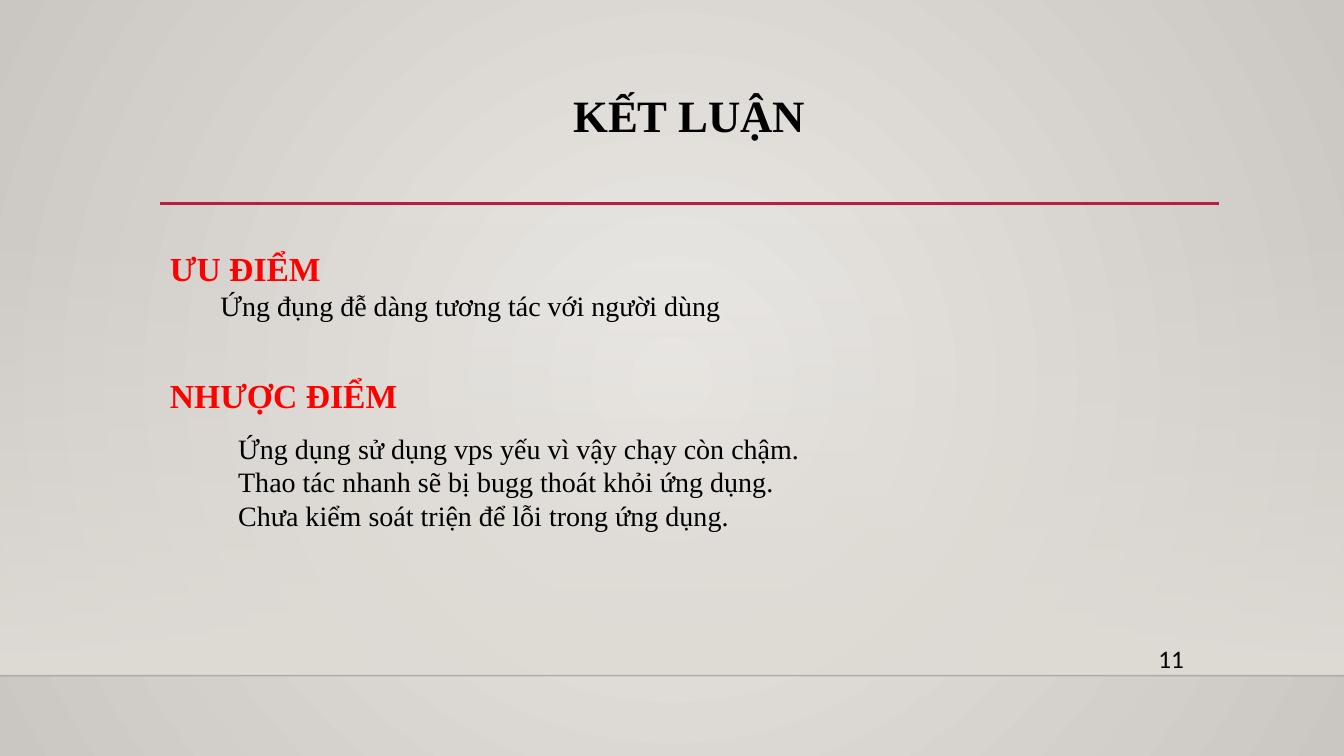
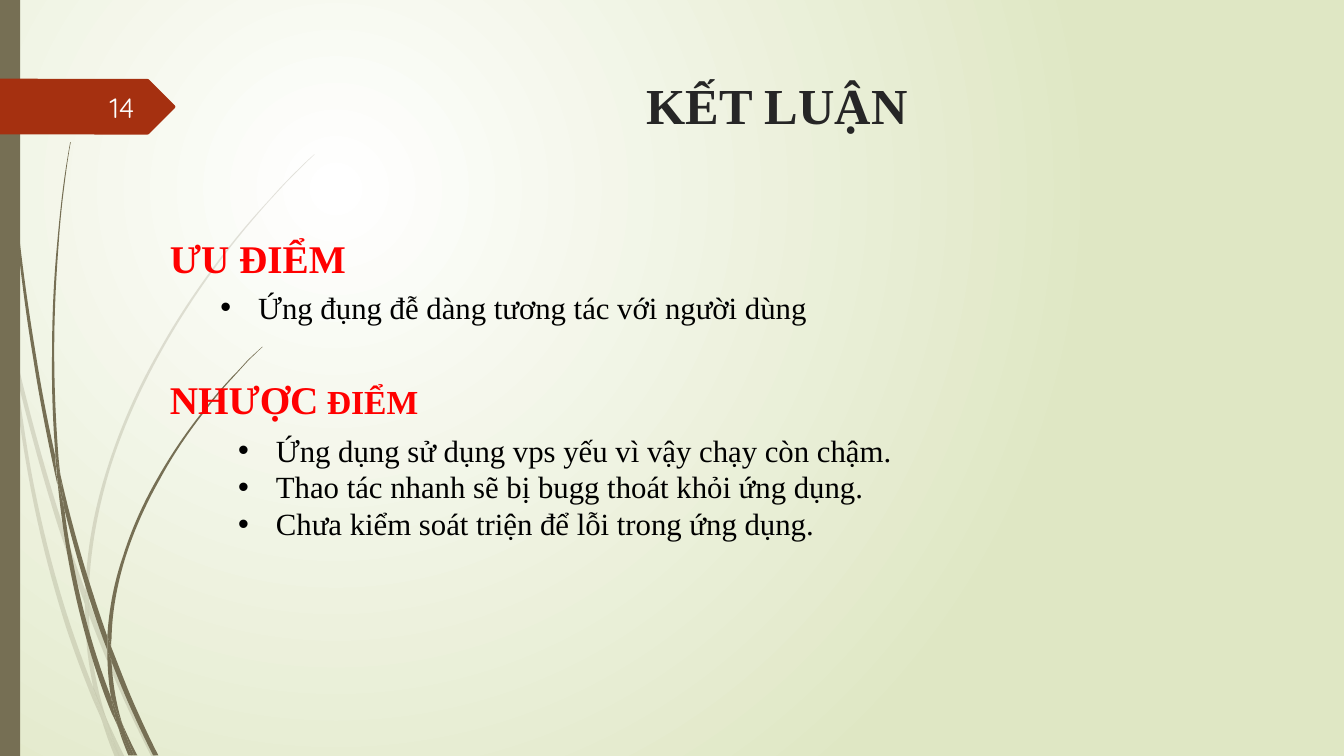
Before and after one commit to thecuong/timquanan, a slide deck: slide 14 of SlideThuyetTrinh.pptx (slide 12 before the commit). Drawn at 1344x756 pixels with LibreOffice and Linux fonts; fonts in the diff are those of the drawing; background and template pictures are left out. Boxes give left, top, right and bottom in pixels: in the first picture for what was removed or moved away, otherwise in the second. Text is boxed around its words. In the diff, an @@ line names an element or a change of style, - is before the commit and + after.

```diff
--- a/SlideThuyetTrinh.pptx
+++ b/SlideThuyetTrinh.pptx
@@ background gradient #ECEAE7 to #CAC7C1 to gradient #FFFFFF to #DFE8C4 @@
@@ rectangle added at [0,0,20,756], fill #766F54 @@
@@ freeform shape added at [0,79,175,134], fill #A53010 @@
@@ title "KẾT LUẬN": place and size @@
-title "KẾT LUẬN" at [573,98,805,141]
+title "KẾT LUẬN" at [647,84,908,134]
@@ title "KẾT LUẬN" at [647,84,908,134]: size 32 to 36 pt, text colour #000000 to #262626; line spacing 0.9 to 1 @@
@@ page number added at [110,98,135,118], 20 pt, text #FEFFFF @@
+14
@@ line removed from (160, 204) to (1220, 204) @@
@@ rectangle removed at [0,223,1344,676] @@
@@ text "ƯU ĐIỂM": place and size @@
-text "ƯU ĐIỂM" at [170,255,320,282]
+text "ƯU ĐIỂM" at [170,243,346,274]
@@ text "ƯU ĐIỂM" at [170,243,346,274]: size 24 to 28 pt @@
@@ text "Ứng đụng đễ dàng tương ..." at [258,295,807,325]: size 20 to 22 pt; bullet none to • @@
@@ text "NHƯỢC ĐIỂM" at [170,384,418,422]: size 24 to 28 pt in "NHƯỢC" @@
@@ text "Ứng dụng sử dụng vps ..." at [276,438,891,542]: size 20 to 22 pt; bullet none to • @@
@@ text removed at [1158,651,1184,668] @@
-11
@@ line removed from (0, 676) to (1344, 676) @@
@@ group added at [0,154,315,756]: 10 freeform shapes @@
@@ group added at [3,0,262,756]: 12 freeform shapes @@
```
Also in this commit, not shown: 12 other slides changed, 3 slides added, 1 slide removed, 2 other files.
